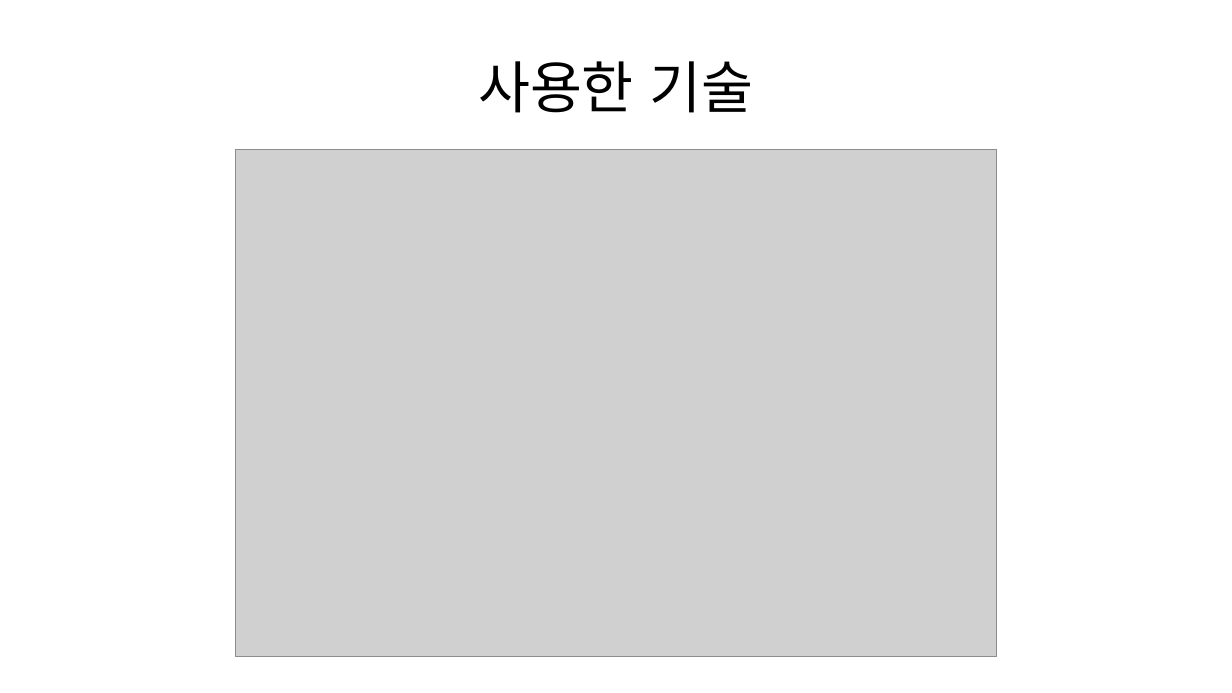
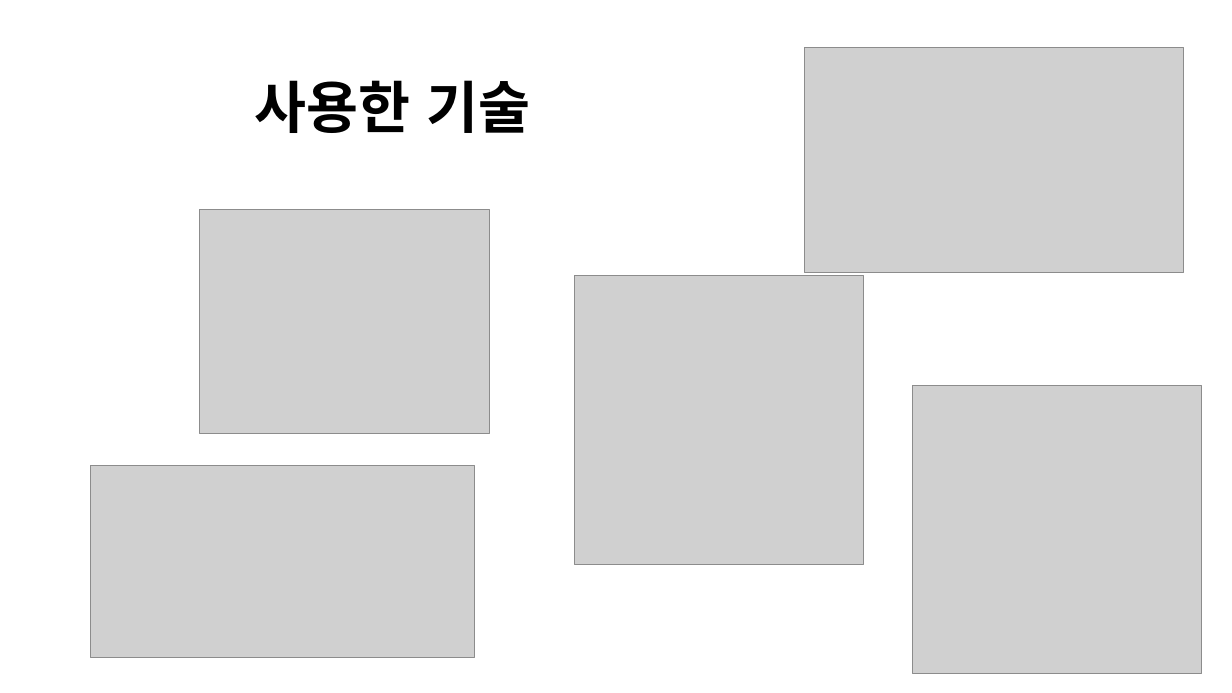
Before and after one commit to ian1321/SwingProject, a slide deck: slide 2 of 배달 주문 시스템.pptx (slide 8 before the commit). Drawn at 1232x693 pixels with LibreOffice and Linux fonts; fonts in the diff are those of the drawing; grey boxes stand for pictures. Boxes give left, top, right and bottom in pixels: in the first picture for what was removed or moved away, otherwise in the second. Text is boxed around its words. In the diff, an @@ line names an element or a change of style, - is before the commit and + after.

```diff
--- a/배달 주문 시스템.pptx
+++ b/배달 주문 시스템.pptx
@@ title "사용한 기술": place and size @@
-title "사용한 기술" at [478,61,754,113]
+title "사용한 기술" at [255,80,530,133]
@@ title "사용한 기술" at [255,80,530,133]: bold on @@
@@ picture added at [805,47,1184,273] @@
@@ picture removed at [236,149,996,656] @@
@@ picture added at [199,210,490,433] @@
@@ picture added at [575,276,863,565] @@
@@ picture added at [913,385,1202,674] @@
@@ picture added at [91,466,475,658] @@
```
Also in this commit, not shown: 3 other slides changed, 1 slide added, 4 slides removed.
